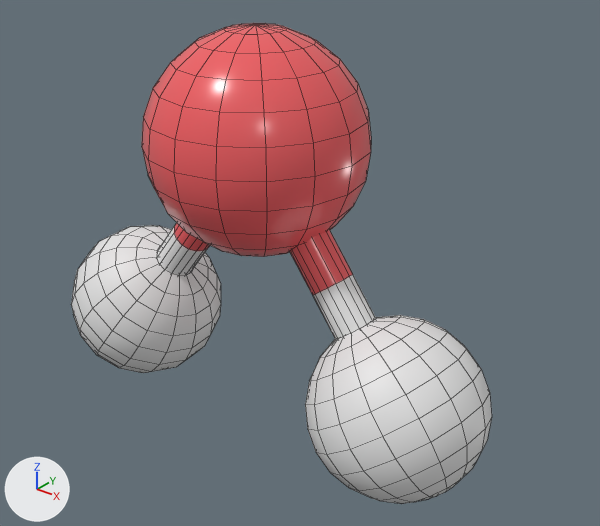
Before and after pictures for a commit that changed the FBX model Assets/Models/Molecules/02_Agua.fbx.
Rendered twice from a 50 mm camera at (4.65, -5.22, 2.21) aimed at (0.35, 0.15, -1.12). Arrows for +X, +Y and +Z are at lower left; the lights stay in place. Mesh edges are drawn as thin lines.

Names of what the first picture shows: 'm_agua'.
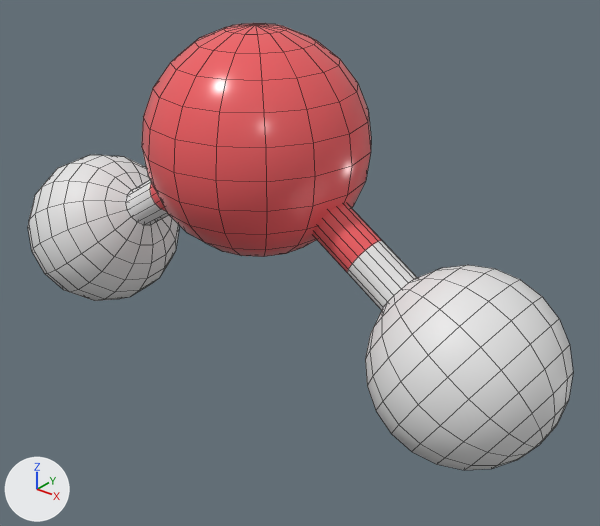
Edits to the scene script, one JSON object a line:
```json
{"block": "me_sphere_005", "where": "me_sphere_005.from_pydata(...)  # 630 vertices, 640 faces; spans x -2.38..2.38, y -1.0..1.0, z -2.84..1.0"}
{"block": "me_sphere_005", "where": "# used by ob_m_agua; location = (0.0, 0.0, 0.0)"}
{"block": "me_sphere_005", "change": "me_sphere_005 part 1: the loose piece of 48 vertices spanning x -1.32..-0.39, y -0.24..0.18, z -1.62..-0.59 is turned 20 degrees about the y axis through the mesh origin"}
{"block": "me_sphere_005", "change": "me_sphere_005 part 2: the loose piece of 178 vertices spanning x -2.38..-0.8, y -0.85..0.74, z -2.84..-1.26 is turned 20 degrees about the y axis through the mesh origin"}
{"block": "me_sphere_005", "change": "me_sphere_005 part 3: the loose piece of 48 vertices spanning x 0.39..1.32, y -0.24..0.18, z -1.62..-0.59 is turned -20 degrees about the y axis through the mesh origin"}
{"block": "me_sphere_005", "change": "me_sphere_005 part 4: the loose piece of 178 vertices spanning x 0.8..2.38, y -0.85..0.74, z -2.84..-1.26 is turned -20 degrees about the y axis through the mesh origin"}
```

Boxes [x1, y1, x2, y2] around the edits, measured in the pictures (600 x 526 px; the box of a moved part takes in the faces that stretch with it):
```json
{"object": "m_agua", "change": "reshaped", "before": [71, 23, 492, 504], "after": [28, 23, 573, 470], "on screen": "29% wider, 7% shorter"}
{"part": 1, "of": "me_sphere_005", "change": "moved or reshaped", "before": [158, 223, 210, 275], "after": [127, 180, 168, 225]}
{"part": 2, "of": "me_sphere_005", "change": "moved or reshaped", "before": [71, 225, 221, 373], "after": [28, 155, 179, 301]}
{"part": 3, "of": "me_sphere_005", "change": "moved or reshaped", "before": [290, 230, 376, 339], "after": [312, 203, 417, 310]}
{"part": 4, "of": "me_sphere_005", "change": "moved or reshaped", "before": [305, 315, 492, 504], "after": [365, 265, 573, 470]}
```
